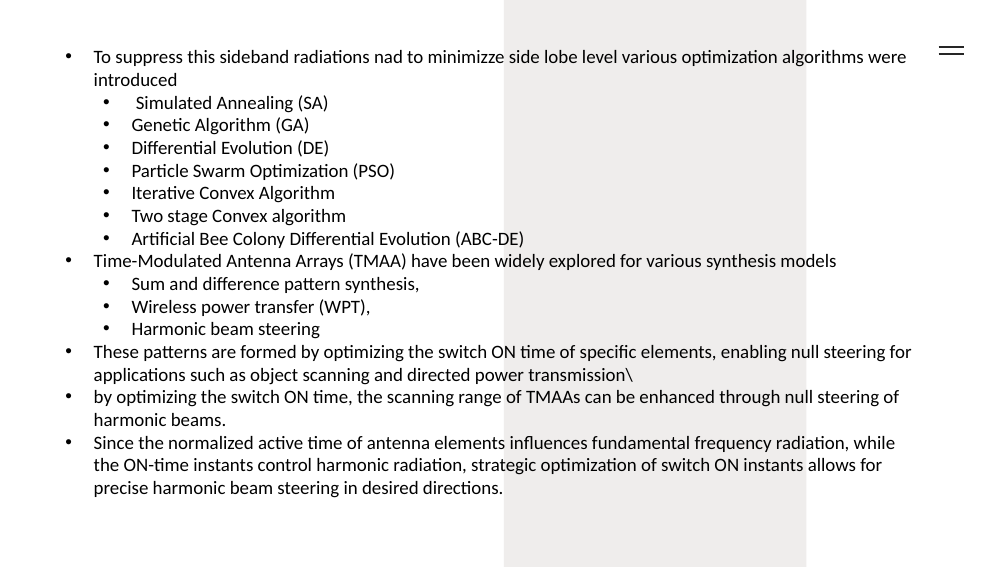
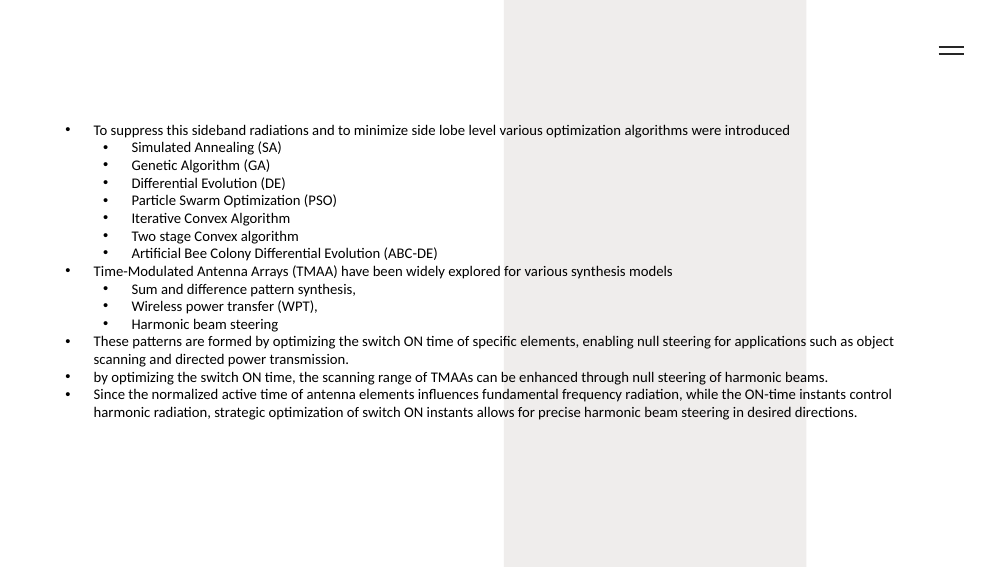
Before and after one commit to rv-ui/ppt, a slide deck: slide 3 of ppt_TMA.pptx (slide 5 before the commit). Drawn at 1008x567 pixels with LibreOffice and Linux fonts; fonts in the diff are those of the drawing. Boxes give left, top, right and bottom in pixels: in the first picture for what was removed or moved away, otherwise in the second. Text is boxed around its words. In the diff, an @@ line names an element or a change of style, - is before the commit and + after.

```diff
--- a/ppt_TMA.pptx
+++ b/ppt_TMA.pptx
@@ text "To suppress this sideband radiations ...": place and size @@
-text "To suppress this sideband radiations ..." at bbox=[94, 49, 912, 498]
+text "To suppress this sideband radiations ..." at bbox=[94, 124, 894, 420]
@@ text at bbox=[94, 124, 790, 138]: text changed; size 18 to 14 pt @@
-• To suppress this sideband radiations nad to minimizze side lobe level various optimization algorithms were introduced
+• To suppress this sideband radiations and to minimize side lobe level various optimization algorithms were introduced
@@ text at bbox=[94, 141, 892, 420]: size 18 to 14 pt in "Simulated Annealing (SA)", "Genetic Algorithm (GA)", "Differential Evolution (DE)", "Particle Swarm Optimization (PSO)" and 9 more places @@
@@ text at bbox=[94, 335, 894, 367]: text changed; size 18 to 14 pt @@
-• These patterns are formed by optimizing the switch ON time of specific elements, enabling null steering for applications such as object scanning and directed power transmission\
+• These patterns are formed by optimizing the switch ON time of specific elements, enabling null steering for applications such as object scanning and directed power transmission.
```
Also in this commit, not shown: 3 other slides changed, 6 slides added, 5 slides removed.
